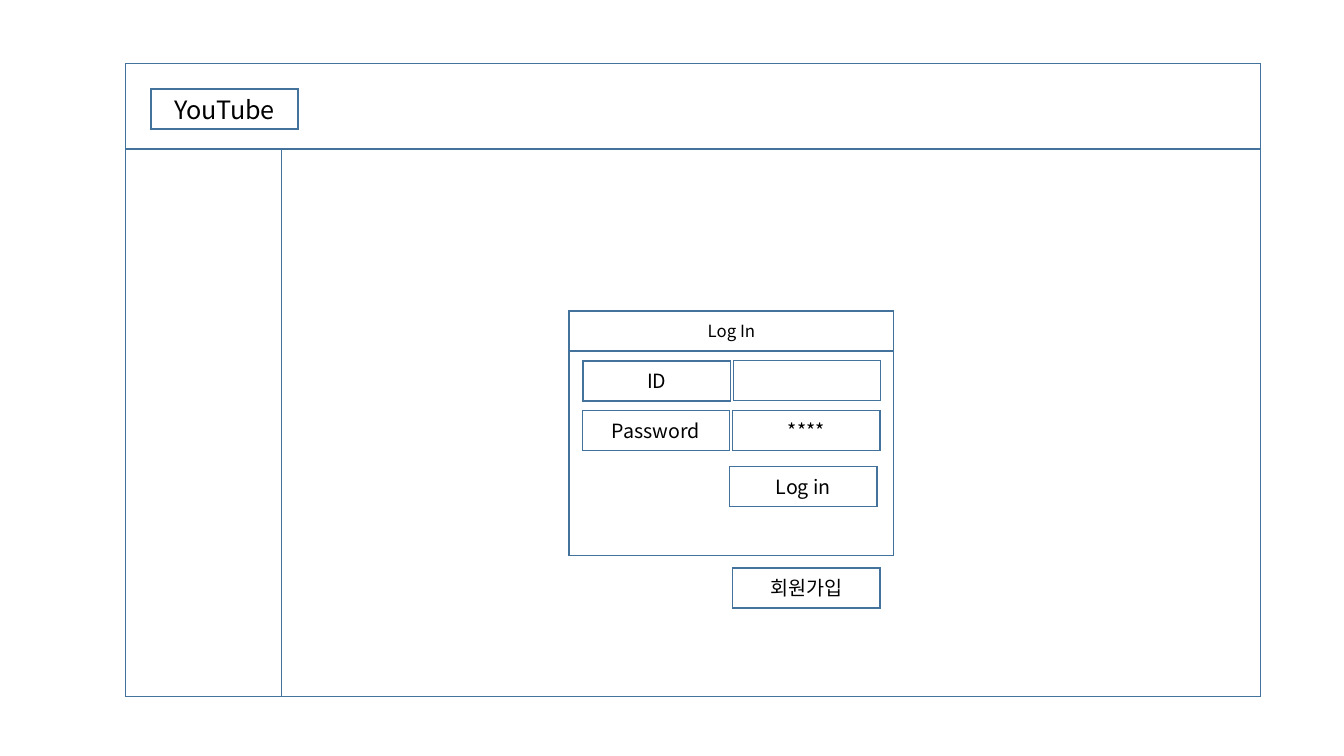
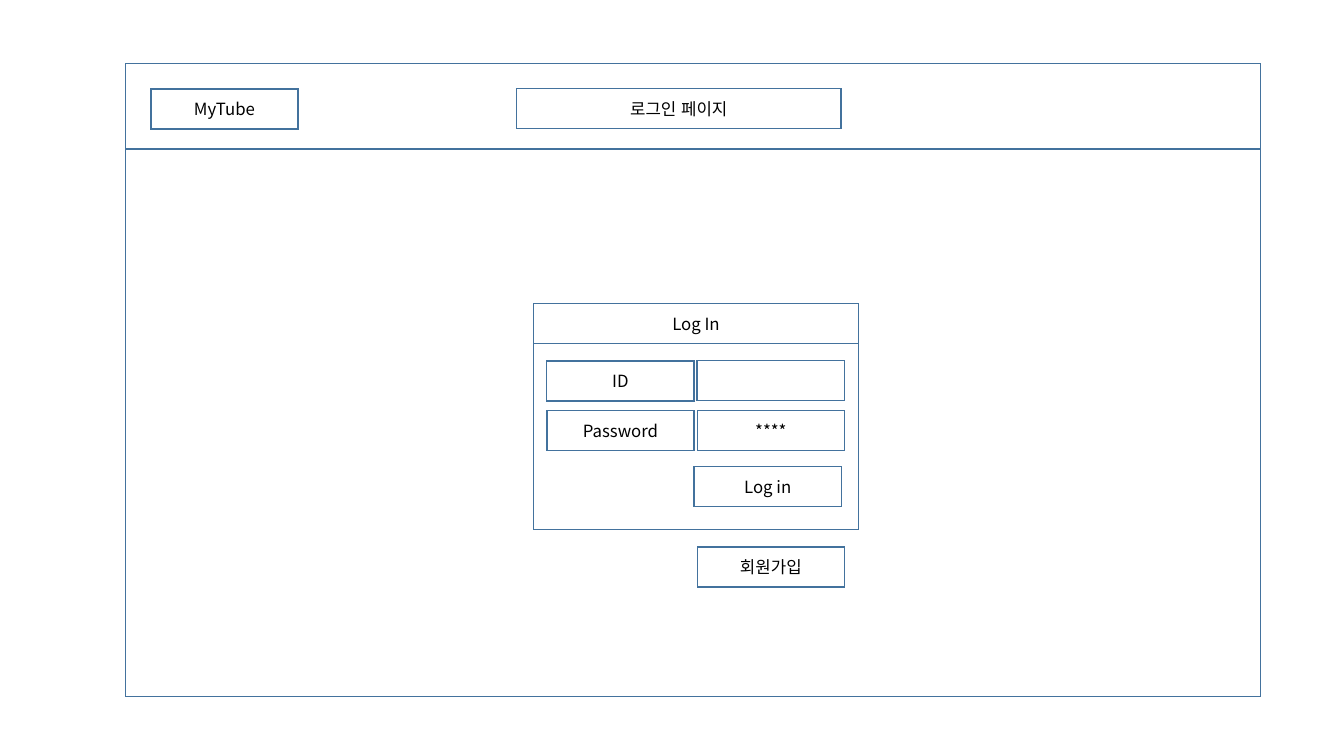
Before and after one commit to kjohhub/website, a slide deck: slide 3 of Web Site GUI Design.pptx. Drawn at 1344x756 pixels with LibreOffice and Linux fonts; fonts in the diff are those of the drawing. Boxes give left, top, right and bottom in pixels: in the first picture for what was removed or moved away, otherwise in the second. Text is boxed around its words. In the diff, an @@ line names an element or a change of style, - is before the commit and + after.

```diff
--- a/Web Site GUI Design.pptx
+++ b/Web Site GUI Design.pptx
@@ rectangle added at (x1=516, y1=89, x2=841, y2=129), outline #43739E 1 pt, 12 pt, text #000000 @@
+로그인 페이지
@@ text in rectangle at (x1=194, y1=101, x2=255, y2=119): text changed; size 18 to 12 pt @@
-YouTube
+MyTube
@@ rectangle removed at (x1=282, y1=149, x2=1261, y2=697) @@
@@ rectangle "Log In" moved from (x1=570, y1=311, x2=894, y2=351) to (x1=533, y1=303, x2=858, y2=344) @@
@@ rectangle resized from (x1=570, y1=311, x2=894, y2=556) to (x1=533, y1=303, x2=858, y2=529) @@
@@ 5 rectangles moved together from (x1=583, y1=361, x2=881, y2=507) to (x1=546, y1=361, x2=845, y2=507) @@
@@ size 14 to 12 pt in 5 elements at (x1=547, y1=410, x2=695, y2=451), (x1=695, y1=467, x2=842, y2=507), (x1=546, y1=361, x2=694, y2=401), (x1=698, y1=547, x2=845, y2=588), (x1=698, y1=410, x2=845, y2=451) @@
@@ rectangle "회원가입" moved from (x1=733, y1=568, x2=880, y2=608) to (x1=698, y1=547, x2=845, y2=588) @@
```
Also in this commit, not shown: 1 other slide changed, 2 slides added.
